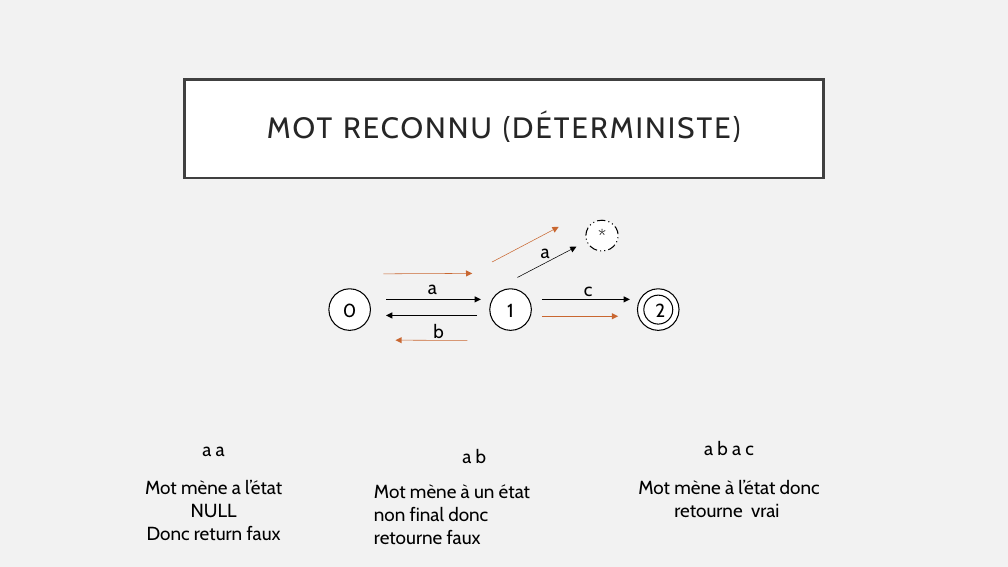
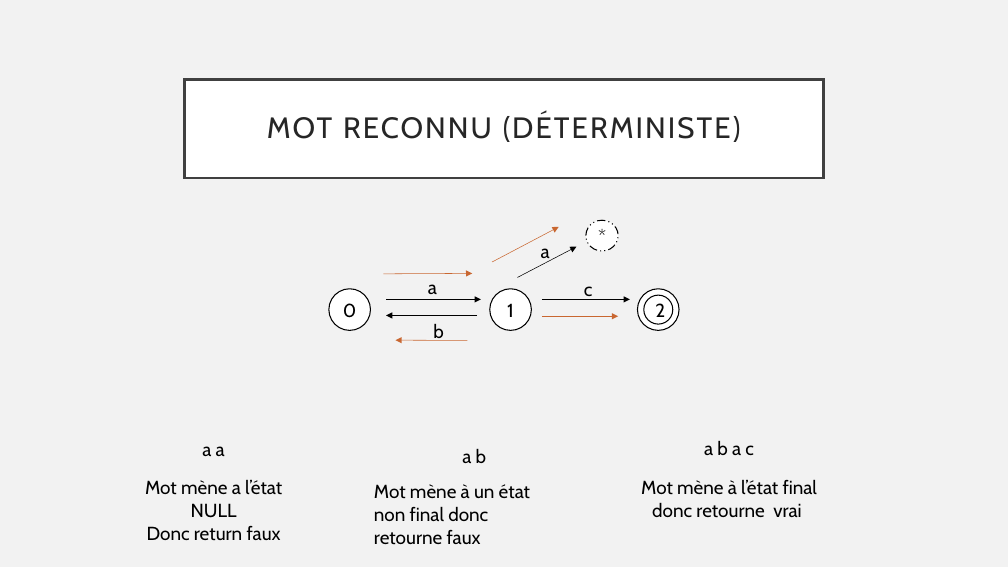
Before and after one commit to ekiriano/HLIN405-Final, a slide deck: slide 15 of Recherche d’un trajet sur une carte.pptx. Drawn at 1008x567 pixels with LibreOffice and Linux fonts; fonts in the diff are those of the drawing. Boxes give left, top, right and bottom in pixels: in the first picture for what was removed or moved away, otherwise in the second. Text is boxed around its words. In the diff, an @@ line names an element or a change of style, - is before the commit and + after.

```diff
--- a/Recherche d’un trajet sur une carte.pptx
+++ b/Recherche d’un trajet sur une carte.pptx
@@ text at box(641, 479, 817, 518): text changed @@
-Mot mène à l’état donc retourne vrai
+Mot mène à l’état final donc retourne vrai
```
Also in this commit, not shown: 3 other slides changed, 4 other files.
